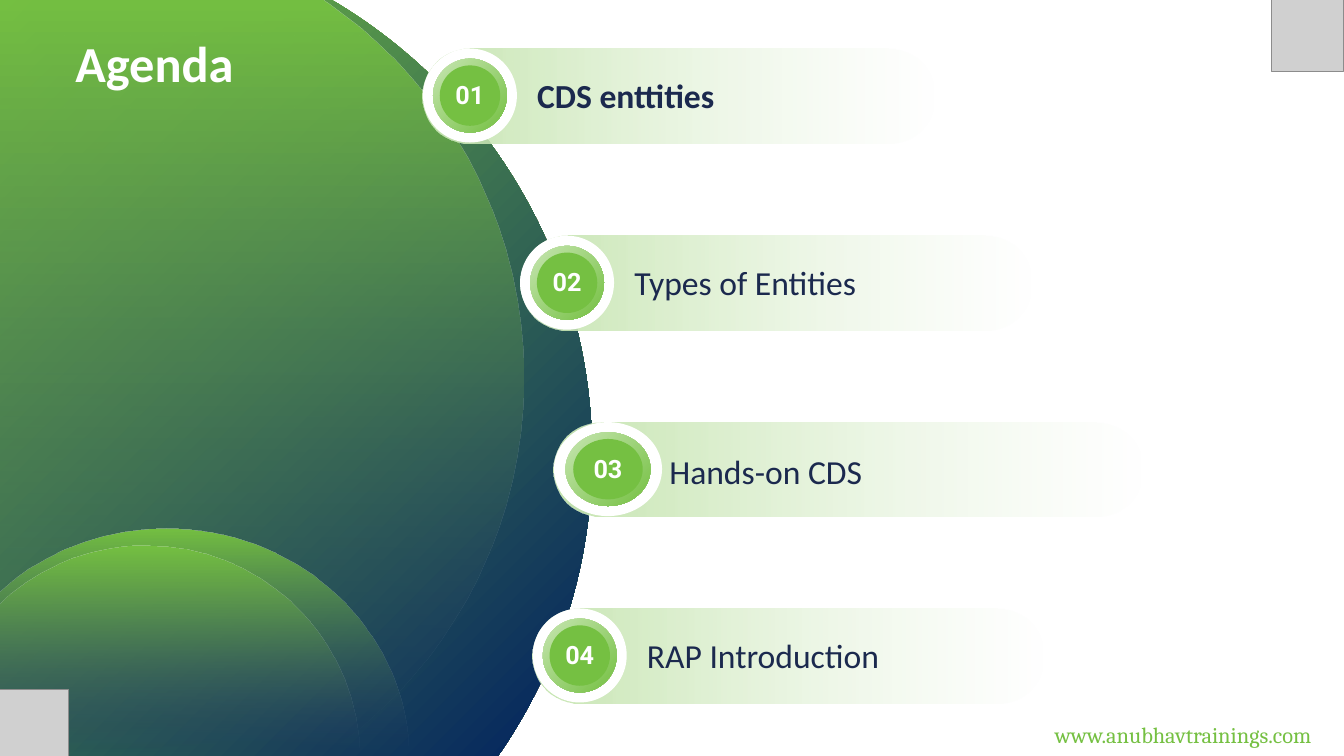
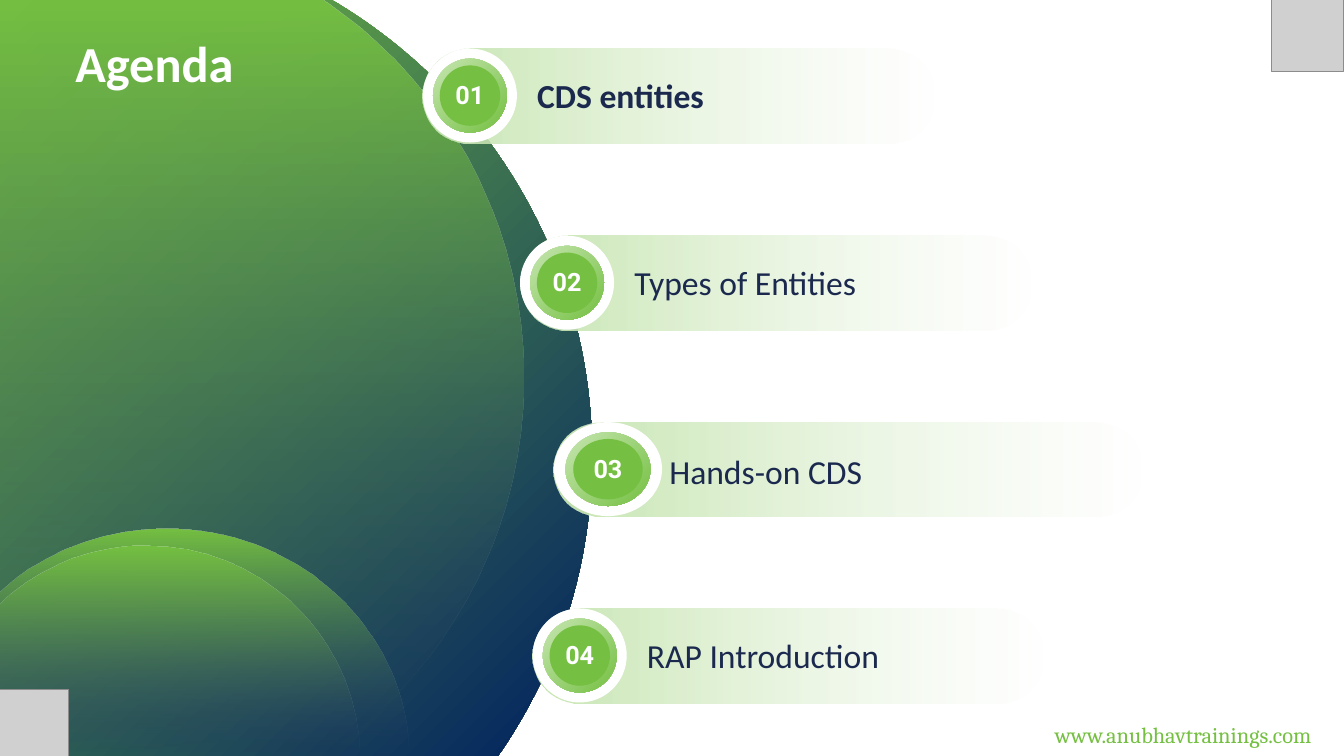
Before and after one commit to soyuztechnologies/bosch-rap-training-pune, a slide deck: slide 3 of Day 2/DAY-2.pptx. Drawn at 1344x756 pixels with LibreOffice and Linux fonts; fonts in the diff are those of the drawing; grey boxes stand for pictures. Boxes give left, top, right and bottom in pixels: in the first picture for what was removed or moved away, otherwise in the second. Text is boxed around its words. In the diff, an @@ line names an element or a change of style, - is before the commit and + after.

Commit message:
Auto bot updater Datasphere Course

```diff
--- a/Day 2/DAY-2.pptx
+++ b/Day 2/DAY-2.pptx
@@ text at box(537, 84, 704, 109): text changed @@
-CDS enttities
+CDS entities
```
